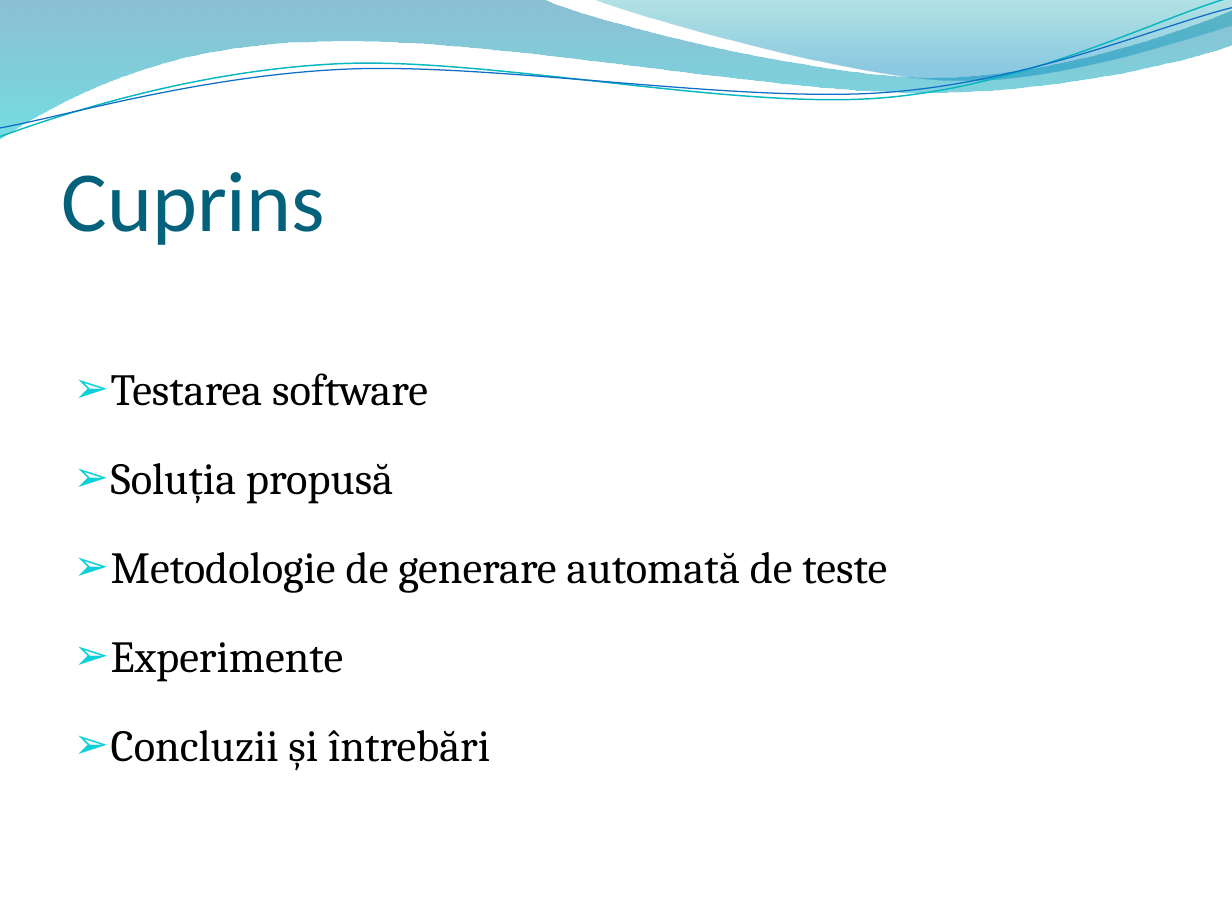
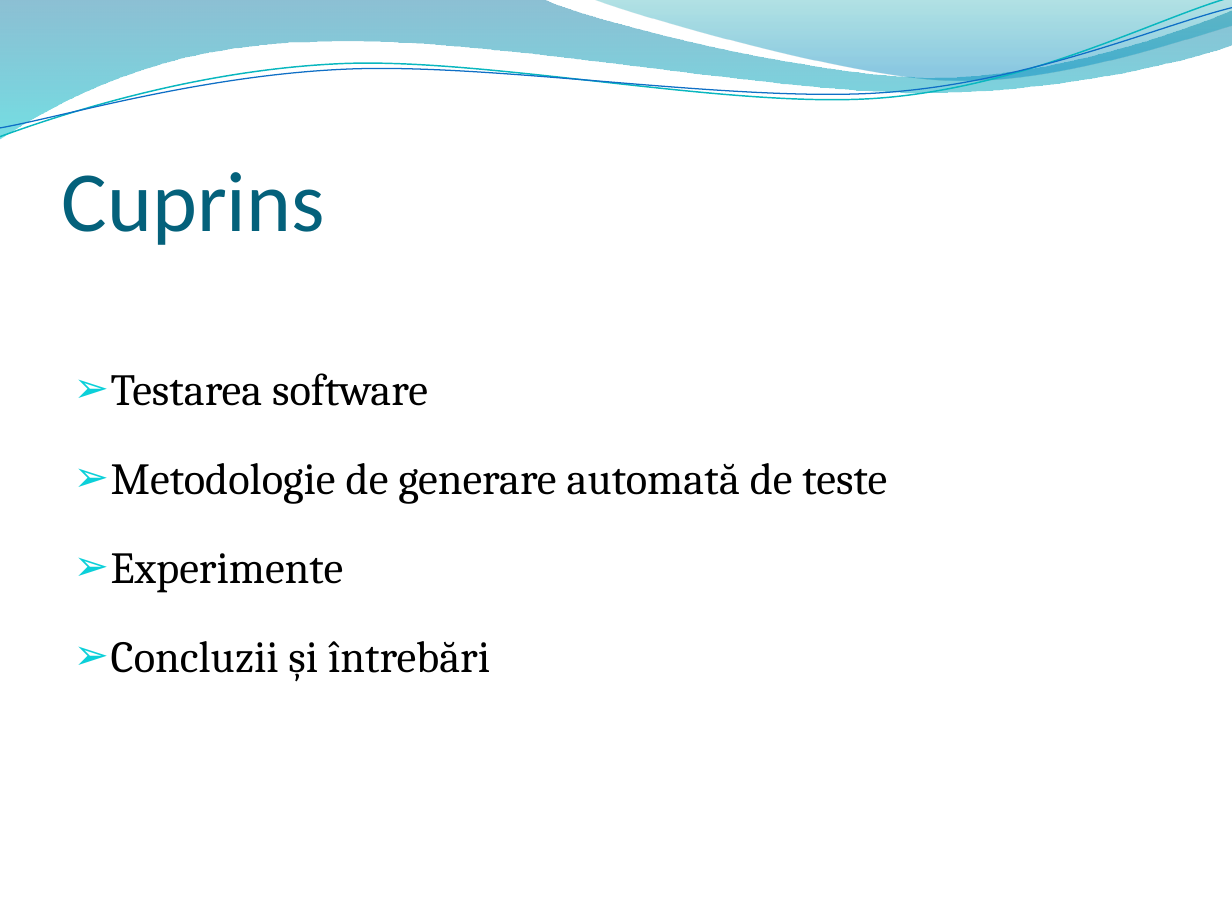
Before and after one commit to iulianag/Licenta2018GaborIuliana, a slide deck: slide 2 of Prezentare licenta.pptx. Drawn at 1232x924 pixels with LibreOffice and Linux fonts; fonts in the diff are those of the drawing; background and template pictures are left out. Boxes give left, top, right and bottom in pixels: in the first picture for what was removed or moved away, otherwise in the second. Text is boxed around its words. In the diff, an @@ line names an element or a change of style, - is before the commit and + after.

```diff
--- a/Prezentare licenta.pptx
+++ b/Prezentare licenta.pptx
@@ text at <box>111,463,393,504</box>: paragraph removed @@
-➢ Soluția propusă
```
Also in this commit, not shown: 2 other slides changed, 1 slide added, 1 slide removed.
